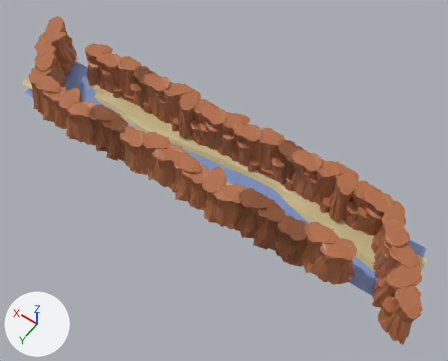
Renders of the COLLADA model models/cliff.dae from each side of a commit.
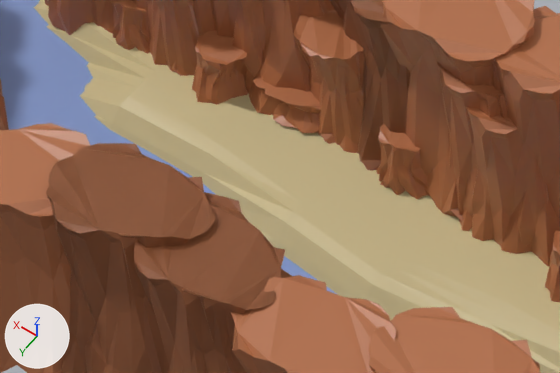
The first picture shows the older version from a camera (50 mm lens) standing at (-19.1, 35.7, 54.6) and looking at (5.9, 0.7, -0.4). The close-ups show both versions on the part from 18% to 39% of the width and 22% to 40% of the height of that picture; other places that the commit changed are outside them. Arrows for +X, +Y and +Z are at lower left; the lights stay in place. Where no turn or scale is listed for an object, it has been applied to the vertices.

The scene before the commit, as lines of its bpy script (objects in view):
```python
me_cylinder_057 = bpy.data.meshes.new('Cylinder.057')
me_cylinder_057.from_pydata(...)  # 160 vertices, 316 faces; spans x -1.01..1.36, y -0.85..0.82, z -1.04..1.67
me_cylinder_057.materials.append(mat_material_012)  # brown #b16d46
me_cylinder_065 = bpy.data.meshes.new('Cylinder.065')
me_cylinder_065.from_pydata(...)  # 160 vertices, 316 faces; spans x -1.84..1.43, y -1.11..1.2, z -1.54..2.48
me_cylinder_065.materials.append(mat_material_020)  # brown #b16d46
me_cylinder_074 = bpy.data.meshes.new('Cylinder.074')
me_cylinder_074.from_pydata(...)  # 160 vertices, 316 faces; spans x -1.01..1.12, y -1.11..1.18, z -1.54..2.48
me_cylinder_074.materials.append(mat_material_019)  # brown #b16d46
ob_cylinder_057 = bpy.data.objects.new('Cylinder_057', me_cylinder_057)
ob_cylinder_057.location = (21.91, -3.43, 0.44)
ob_cylinder_065 = bpy.data.objects.new('Cylinder_065', me_cylinder_065)
ob_cylinder_065.location = (24.68, -3.78, 0.78)
ob_cylinder_074 = bpy.data.objects.new('Cylinder_074', me_cylinder_074)
ob_cylinder_074.location = (28.5, -3.36, 0.26)
# also in view: 'Cylinder_100' at (18.3, 4.2, 1.7); 'Cylinder_056' at (26.4, -4.0, 1.7); 'Cylinder_067' at (23.5, -4.1, 1.6); 'Cylinder_059' at (17.0, -3.4, 1.0); 'Cylinder_063' at (24.8, -2.8, 0.0)
```
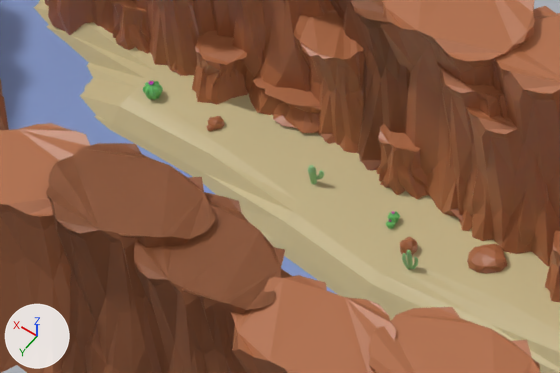
Changed parts and their boxes (x1, y1, x2, y2) in the close-ups (560 x 373 px):
'Icosphere_013', added (brown): after (467, 244, 507, 274)
'Cylinder_151', added: after (143, 80, 163, 100)
'Icosphere_014', added: after (400, 237, 418, 255)
'Icosphere_015', added: after (208, 116, 225, 130)
'Cylinder_129', added: after (308, 165, 317, 184)
'Cylinder_152', added: after (387, 211, 400, 223)
'Cylinder_153', added: after (386, 220, 395, 229)
'Cylinder_140', added: after (402, 253, 409, 270)
'Cylinder_128', added: after (316, 170, 324, 179)
'Cylinder_139', added: after (413, 257, 418, 269)
'Icosphere_016', added: after (207, 125, 213, 132)

The change, as a diff of the scene's bpy script:
```diff
--- a/models/cliff.dae.py
+++ b/models/cliff.dae.py
@@ ob_icosphere_016 @@
+ob_icosphere_016 = bpy.data.objects.new('Icosphere_016', me_icosphere_017)  # 36 vertices, 60 faces; spans x -0.077..0.076, y -0.063..0.093, z -0.048..0.065; in mat_material_118 (brown #b16d46)
+ob_icosphere_016.location = (24.11, -1.57, -0.43)
@@ ob_icosphere_015 @@
+ob_icosphere_015 = bpy.data.objects.new('Icosphere_015', me_icosphere_016)  # 36 vertices, 60 faces; spans x -0.171..0.159, y -0.152..0.191, z -0.107..0.146; in mat_material_118 (brown #b16d46)
+ob_icosphere_015.location = (24.11, -1.76, -0.43)
@@ ob_icosphere_014 @@
+ob_icosphere_014 = bpy.data.objects.new('Icosphere_014', me_icosphere_015)  # 36 vertices, 60 faces; spans x -0.182..0.152, y -0.17..0.203, z -0.157..0.213; in mat_material_118 (brown #b16d46)
+ob_icosphere_014.location = (18.58, -1.35, -0.39)
@@ ob_icosphere_013 @@
+ob_icosphere_013 = bpy.data.objects.new('Icosphere_013', me_icosphere_014)  # 36 vertices, 60 faces; spans x -0.398..0.399, y -0.474..0.323, z -0.125..0.17; in mat_material_118 (brown #b16d46)
+ob_icosphere_013.location = (17.07, -1.95, -0.39)
@@ ob_cylinder_153 @@
+ob_cylinder_153 = bpy.data.objects.new('Cylinder_153', me_cylinder_154)  # 754 vertices, 1300 faces; spans x -1.0..1.0, y -1.0..1.0, z -1.06..1.11; in mat_material_116 (green #6fd171), mat_material_117 (pink #e737d4)
+ob_cylinder_153.location = (19.27, -1.6, -0.38)
+ob_cylinder_153.rotation_euler = (3.142, 0.0, 0.0)  # degrees (180, 0, 0)
+ob_cylinder_153.scale = (-0.0994, 0.0994, 0.0994)
@@ ob_cylinder_152 @@
+ob_cylinder_152 = bpy.data.objects.new('Cylinder_152', me_cylinder_154.copy())
+ob_cylinder_152.location = (19.32, -1.77, -0.34)
+ob_cylinder_152.rotation_euler = (3.142, 0.0, 0.0)  # degrees (180, 0, 0)
+ob_cylinder_152.scale = (-0.128, 0.128, 0.128)
@@ ob_cylinder_151 @@
+ob_cylinder_151 = bpy.data.objects.new('Cylinder_151', me_cylinder_154.copy())
+ob_cylinder_151.location = (25.74, -1.63, -0.3)
+ob_cylinder_151.rotation_euler = (3.142, 0.0, 0.0)  # degrees (180, 0, 0)
+ob_cylinder_151.scale = (-0.208, 0.208, 0.208)
@@ ob_cylinder_141 @@
+ob_cylinder_141 = bpy.data.objects.new('Cylinder_141', me_cylinder_142)  # 40 vertices, 76 faces; spans x -0.048..0.048, y -0.048..0.048, z -0.269..0.28; in mat_material (green #99d191)
+ob_cylinder_141.location = (18.21, -0.96, -0.24)
@@ ob_cylinder_140 @@
+ob_cylinder_140 = bpy.data.objects.new('Cylinder_140', me_cylinder_141)  # 40 vertices, 76 faces; spans x -0.027..0.099, y -0.027..0.087, z -0.223..0.236; in mat_material (green #99d191)
+ob_cylinder_140.location = (18.24, -0.94, -0.28)
@@ ob_cylinder_139 @@
+ob_cylinder_139 = bpy.data.objects.new('Cylinder_139', me_cylinder_140)  # 40 vertices, 76 faces; spans x -0.115..0.024, y -0.107..0.023, z -0.155..0.165; in mat_material (green #99d191)
+ob_cylinder_139.location = (18.18, -0.98, -0.34)
@@ ob_cylinder_129 @@
+ob_cylinder_129 = bpy.data.objects.new('Cylinder_129', me_cylinder_129)  # 32 vertices, 60 faces; spans x -0.086..0.086, y -0.077..0.077, z -0.295..0.248; in mat_material (green #99d191)
+ob_cylinder_129.location = (21.36, -1.65, -0.26)
@@ ob_cylinder_128 @@
+ob_cylinder_128 = bpy.data.objects.new('Cylinder_128', me_cylinder_128)  # 48 vertices, 86 faces; spans x -0.138..0.09, y -0.069..0.053, z -0.149..0.12; in mat_material_115 (green #99d191)
+ob_cylinder_128.location = (21.26, -1.7, -0.2)
```
